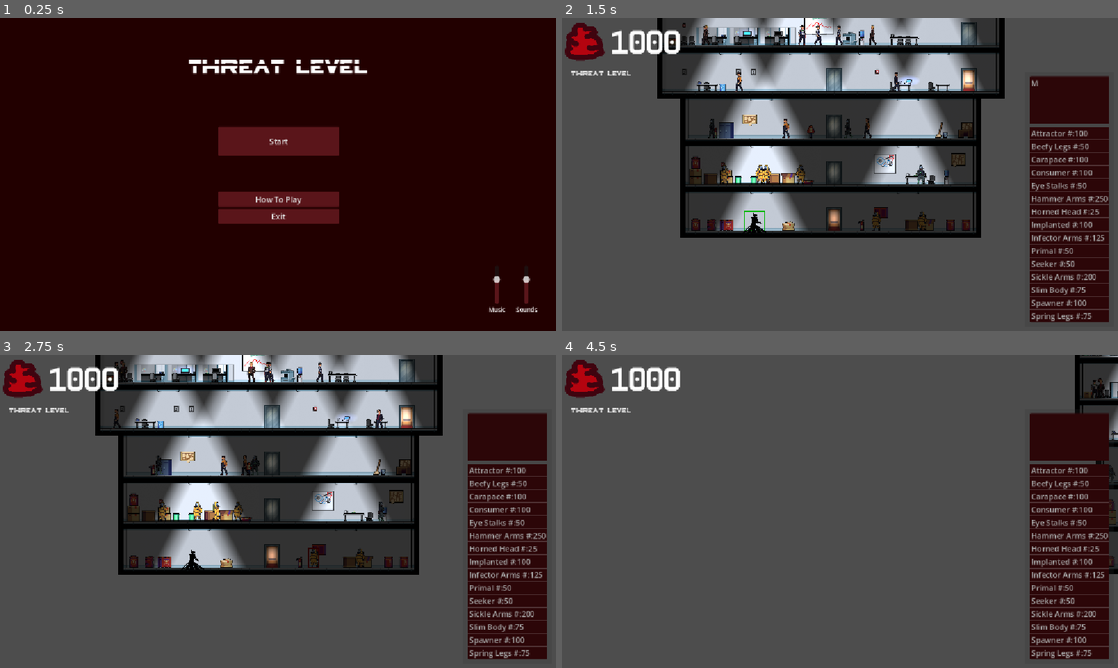
Above: before the commit, frames 1-4 (two rows, left to right).
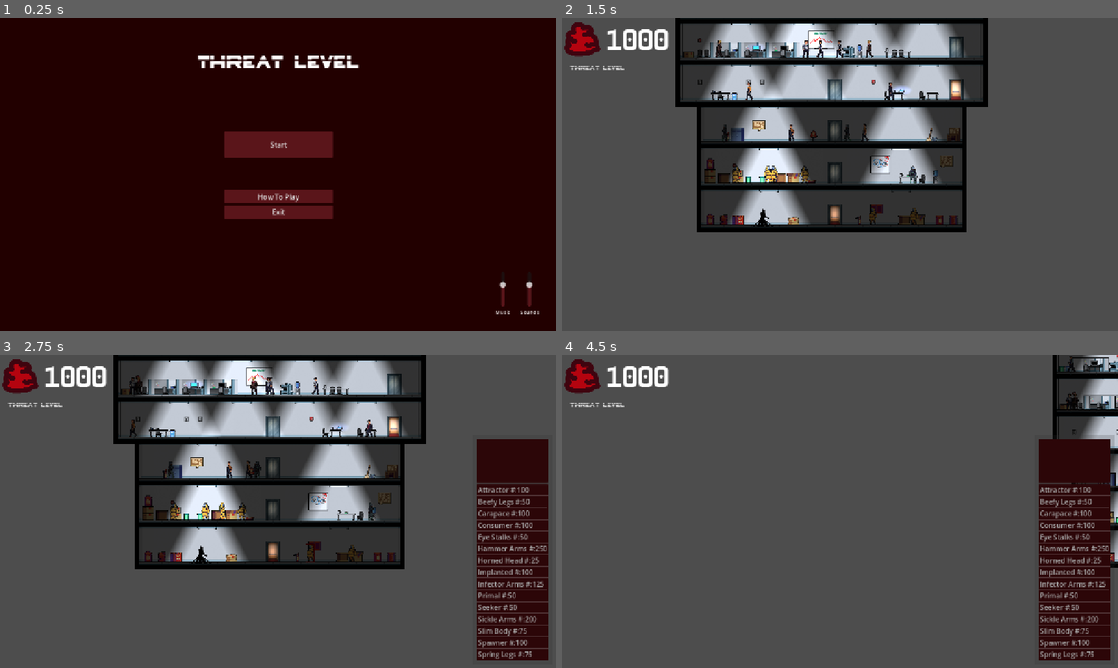
Above: after the commit, the same moments.

Repository: Lambosaurus/wildjam-mutation
Game: Godot game, scene res://ui/start_screen.tscn
Same seed, same stepped clock (60 frames per second), same inputs: the game is played once before the commit and once after it.
Inputs (mouse positions are in pixels of both pictures, inside the frame that each line leads up to):
- Up to frame 1 (0.25 s): no input
- Up to frame 2 (1.5 s): click "Start" at 0.5 s; tap Enter at 1.25 s; drag from (756, 221) to (834, 171) at 1.27 s
- Up to frame 3 (2.75 s): drag from (311, 558) to (272, 464) at 2.02 s
- Up to frame 4 (4.5 s): move the mouse to (873, 558) at 2.77 s; hold A (left) 2.78-3.5 s; tap Mouse wheel down (scroll_down) at 2.85 s; click (873, 558) at 2.92 s; drag from (1106, 430) to (673, 464) at 3.52 s; drag from (1112, 473) to (1101, 389) at 4.27 s

The runs differ from the first frame. In frame 1, 3.3% of the frame differs, in the area x 33-97%, y 12-95%; in frame 2, 37%, in the area x 0-99%, y 0-98%; in frame 3, 32%; in frame 4, 9.8%.

Commit message:
Change to 1280x720

Diff:
--- a/project.godot
+++ b/project.godot
@@ -23,6 +23,8 @@
 
 [display]
 
+window/size/viewport_width=1280
+window/size/viewport_height=720
 window/size/initial_position_type=3
 window/size/borderless=true
 window/stretch/mode="canvas_items"
@@ -91,3 +93,4 @@
 [rendering]
 
 rendering_device/driver.windows="d3d12"
+textures/vram_compression/import_etc2_astc=true
